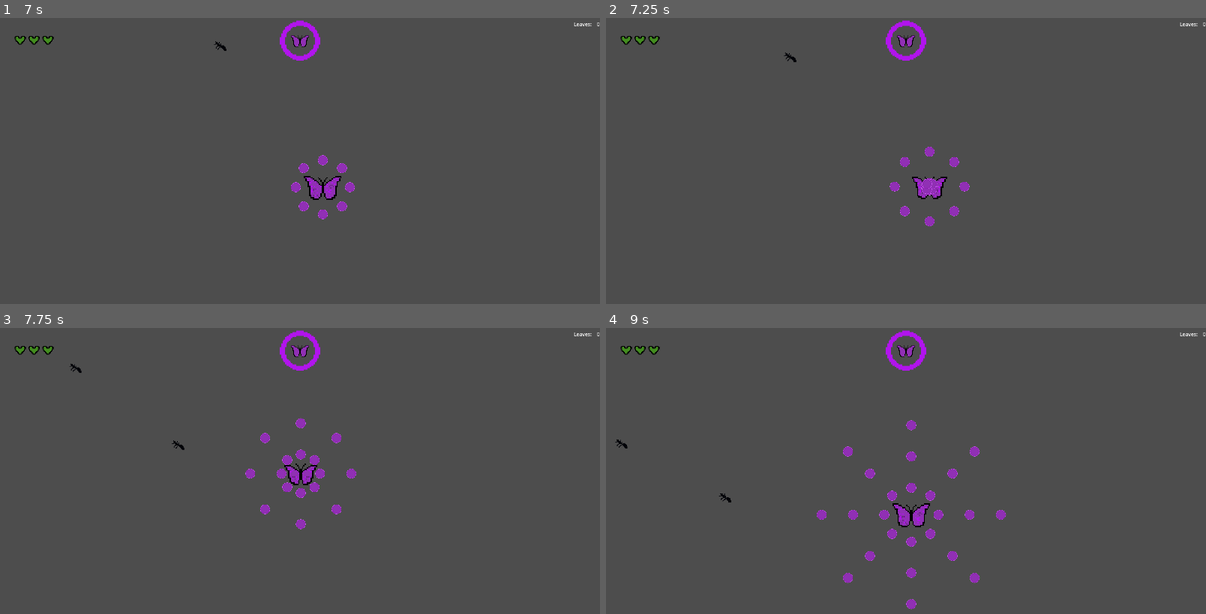
Above: before the commit, frames 1-4 (two rows, left to right).
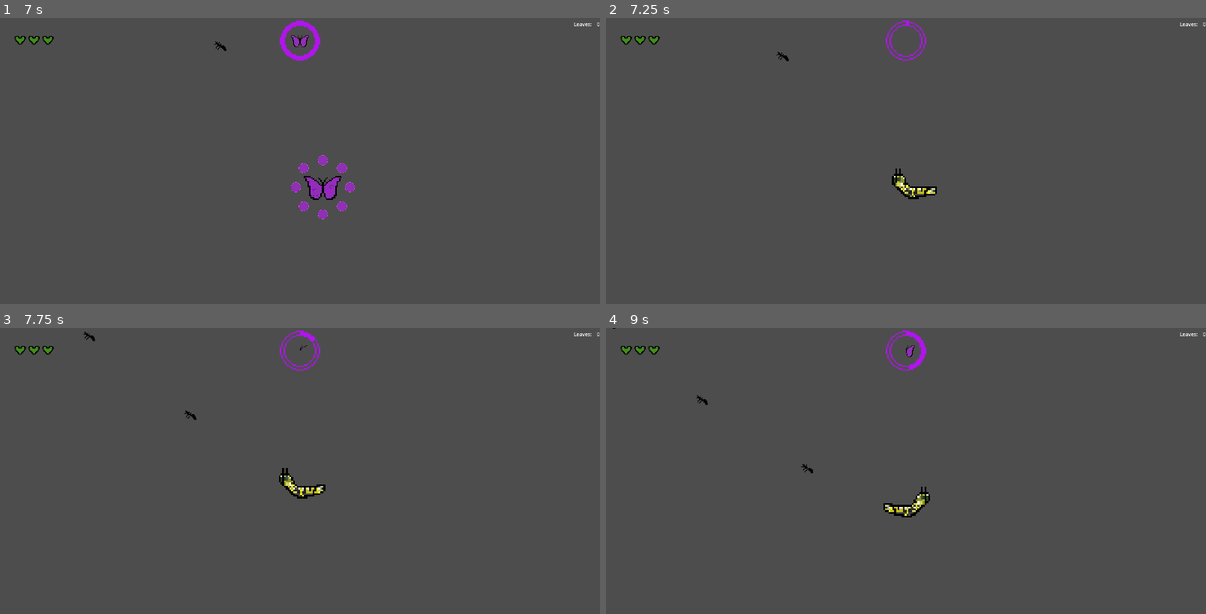
Above: after the commit, the same moments.

Repository: Armand-Alvarez/metamorphosis---jam-77
Game: Godot game, scene res://src/scenes/main.tscn
The game is run twice, just before and just after one commit, with the same random seed, the same clock (stepped at 60 frames per second) and the same inputs.
Inputs (mouse positions are in pixels of both pictures, inside the frame that each line leads up to):
- Up to frame 1 (7 s): click "Start" at 0.5 s; tap Enter at 1.25 s; move the mouse to (432, 169) at 1.27 s; press the mouse at (432, 169) at 1.28 s; hold D (move_right) 1.28-2.03 s; move the mouse to (180, 203) at 2.02 s; release the mouse at (180, 203) at 2.03 s; hold S (move_down) 2.03-2.78 s; tap M (spawn_mob) at 2.1, 4.35, 6.6 s; move the mouse to (360, 112) at 2.77 s; hold D (move_right) 2.78-3.53 s; tap Space (ultimate) at 2.85, 5.1 s; move the mouse to (270, 252) at 3.52 s; hold W (move_up) 3.53-4.28 s; click (270, 252) at 3.6 s; move the mouse to (480, 238) at 4.27 s; hold A (move_left) 4.28-5.78 s; move the mouse to (120, 135) at 5.02 s; move the mouse to (330, 186) at 5.77 s; press the mouse at (330, 186) at 5.78 s; hold S (move_down) 5.78-6.53 s; move the mouse to (210, 100) at 6.52 s; release the mouse at (210, 100) at 6.53 s; hold D (move_right) from 6.53 s (still down)
- Up to frame 2 (7.25 s): keep holding D (move_right)
- Up to frame 3 (7.75 s): move the mouse to (432, 479) at 7.27 s; release D (move_right) at 7.28 s; hold W (move_up) from 7.28 s (still down); tap Space (ultimate) at 7.35 s
- Up to frame 4 (9 s): move the mouse to (786, 513) at 8.02 s; release W (move_up) at 8.03 s; hold D (move_right) 8.03-8.78 s; click (786, 513) at 8.1 s; move the mouse to (966, 422) at 8.77 s; hold S (move_down) from 8.78 s (still down); tap M (spawn_mob) at 8.85 s

Frame 1 is identical in both runs. In frame 2, 1.2% of the frame differs, in the area x 28-61%, y 1-73%; in frame 3, 1.5%; in frame 4, 1.8%, in the area x 1-67%, y 0-99%.
Error before the commit: Invalid access to property or key 'butterfly_gone' on a base object of type 'Node (signal_bus.gd)'. (res://src/scripts/game.gd:32)

Commit message:
Add butterfly_gone signal to signal_bus for when the butterfly is removed from the game scene

Diff:
--- a/utils/signal_bus.gd
+++ b/utils/signal_bus.gd
@@ -14,6 +14,7 @@
 
 # Game Signals
 signal leaf_picked_up()
+signal butterfly_gone()
 
 
 # Menu Signals
